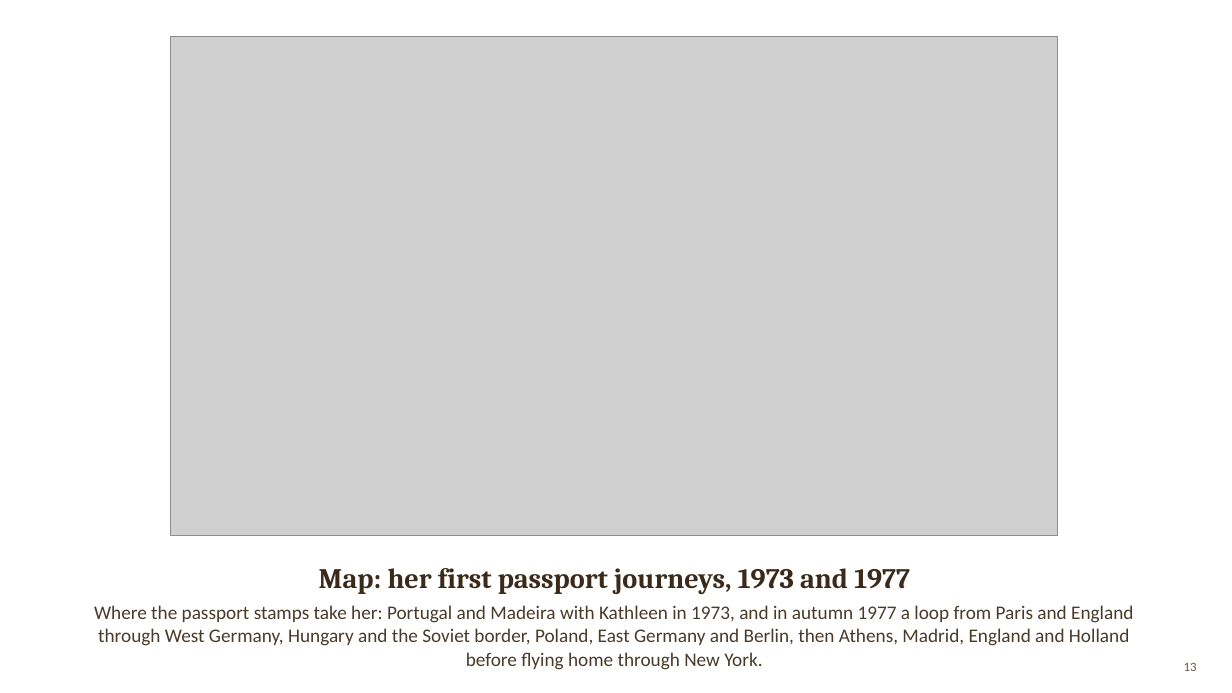
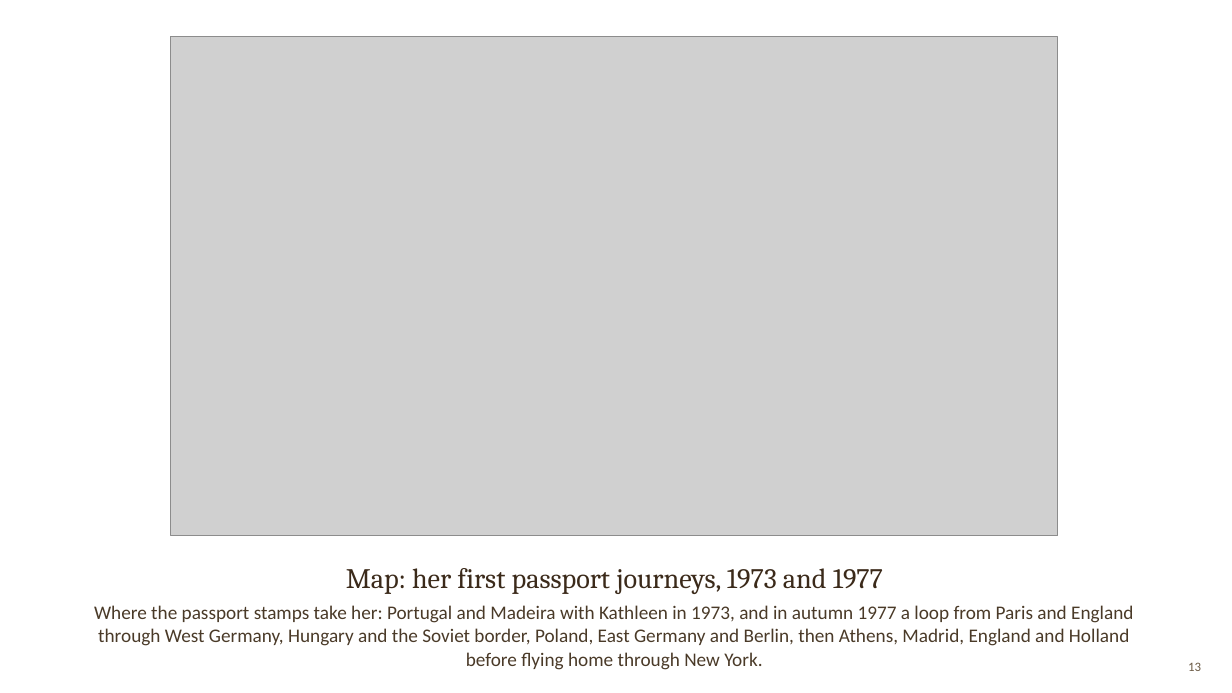
Before and after one commit to arrestle/bobbie-memorial, a slide deck: slide 13 of For Phillip/phillip-slides.pptx. Drawn at 1232x693 pixels with LibreOffice and Linux fonts; fonts in the diff are those of the drawing; grey boxes stand for pictures; background and template pictures are left out. Boxes give left, top, right and bottom in pixels: in the first picture for what was removed or moved away, otherwise in the second. Text is boxed around its words. In the diff, an @@ line names an element or a change of style, - is before the commit and + after.

```diff
--- a/For Phillip/phillip-slides.pptx
+++ b/For Phillip/phillip-slides.pptx
@@ text "Map: her first passport journeys, ..." at [346, 568, 883, 594]: bold off @@
@@ page number: place and size @@
-page number at [1184, 662, 1197, 671]
+page number at [1188, 662, 1201, 671]
```
Also in this commit, not shown: 17 other slides changed, 2 slides added, 2 slides removed.
